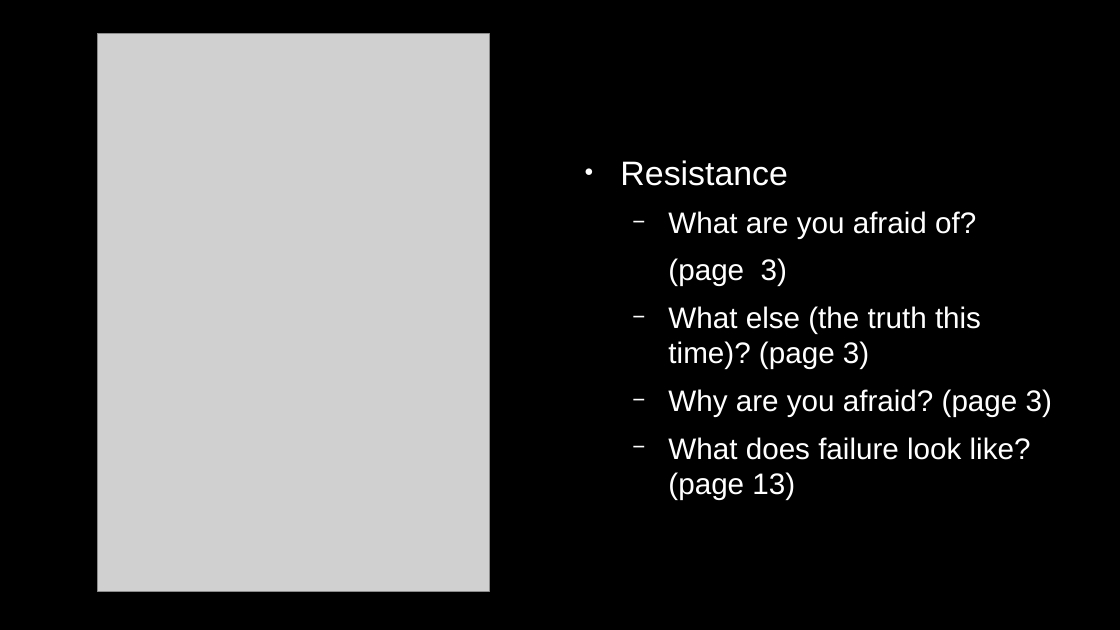
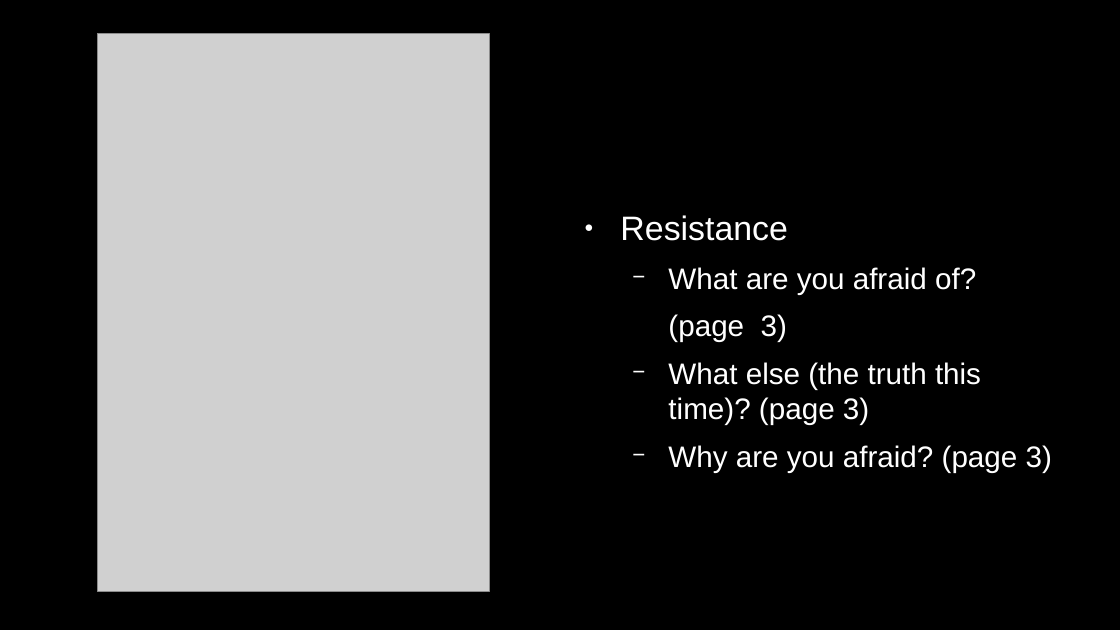
Before and after one commit to cornelius/ship, a slide deck: slide 5 of material/resistance.odp. Drawn at 1120x630 pixels with LibreOffice and Linux fonts; fonts in the diff are those of the drawing; grey boxes stand for pictures. Boxes give left, top, right and bottom in pixels: in the first picture for what was removed or moved away, otherwise in the second. Text is boxed around its words. In the diff, an @@ line names an element or a change of style, - is before the commit and + after.

```diff
--- a/material/resistance.odp
+++ b/material/resistance.odp
@@ text at (668,437,1031,500): paragraph removed @@
-  − What does failure look like? (page 13)
```
Also in this commit, not shown: 3 other files.
